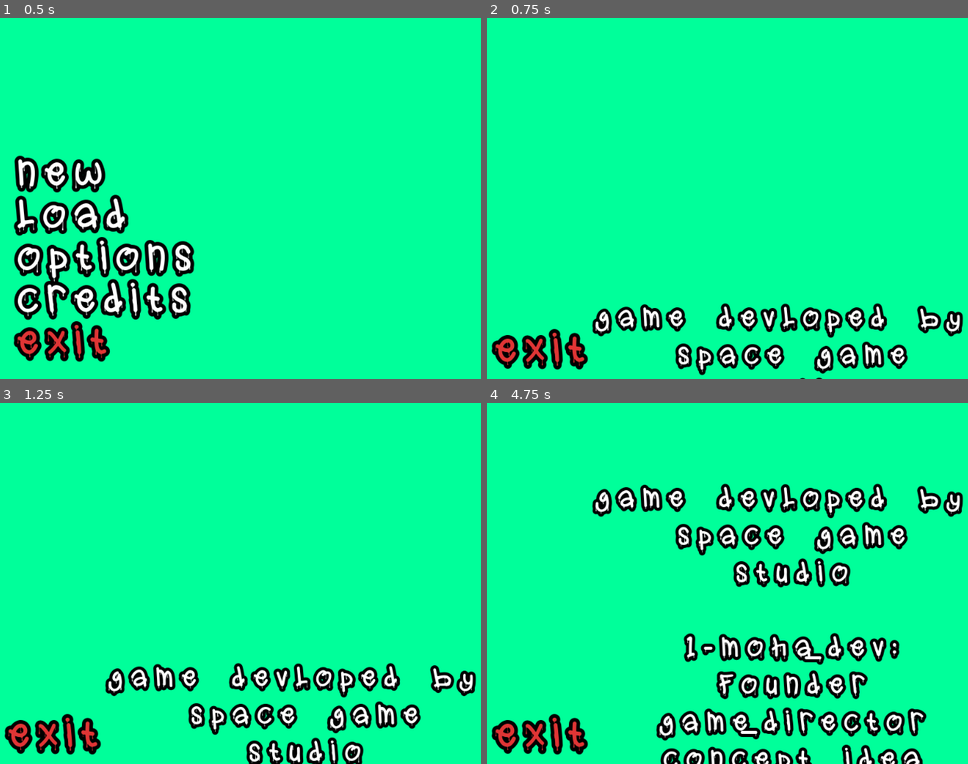
Above: before the commit, frames 1-4 (two rows, left to right).
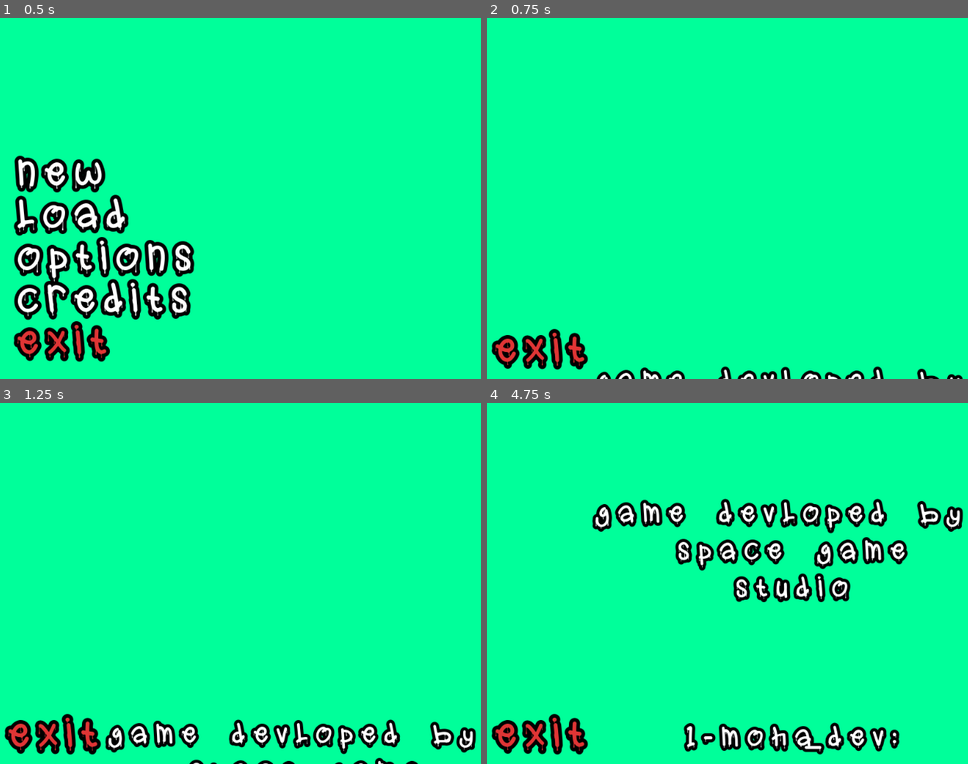
Above: after the commit, the same moments.

Repository: moha2008dev/slime-shift
Game: Godot game, scene res://scenes/main_menu.tscn
The game is run twice, just before and just after one commit, with the same random seed, the same clock (stepped at 60 frames per second) and the same inputs.
Inputs (mouse positions are in pixels of both pictures, inside the frame that each line leads up to):
- Up to frame 1 (0.5 s): no input
- Up to frame 2 (0.75 s): click (592, 299) at 0.5 s
- Up to frame 3 (1.25 s): no input
- Up to frame 4 (4.75 s): no input

Frame 1 is identical in both runs. In frame 2, 6.3% of the frame differs, in the area x 21-100%, y 78-100%; in frame 3, 9.4%; in frame 4, 20%, in the area x 21-100%, y 22-100%.

Commit message:
Update credits.tscn

Diff:
--- a/scenes/credits.tscn
+++ b/scenes/credits.tscn
@@ -6,13 +6,6 @@
 [sub_resource type="StyleBoxFlat" id=1]
 bg_color = Color( 0, 1, 0.607843, 1 )
 
-[sub_resource type="DynamicFont" id=2]
-size = 65
-outline_size = 6
-outline_color = Color( 0, 0, 0, 1 )
-extra_spacing_char = 14
-font_data = ExtResource( 1 )
-
 [sub_resource type="DynamicFont" id=3]
 size = 45
 outline_size = 5
@@ -20,6 +13,13 @@
 extra_spacing_bottom = 13
 extra_spacing_char = 14
 extra_spacing_space = 17
+font_data = ExtResource( 1 )
+
+[sub_resource type="DynamicFont" id=2]
+size = 65
+outline_size = 6
+outline_color = Color( 0, 0, 0, 1 )
+extra_spacing_char = 14
 font_data = ExtResource( 1 )
 
 [sub_resource type="Animation" id=4]
@@ -39,7 +39,7 @@
 
 [sub_resource type="Animation" id=5]
 resource_name = "up"
-length = 20.0
+length = 30.0
 tracks/0/type = "value"
 tracks/0/path = NodePath("credis:rect_position")
 tracks/0/interp = 1
@@ -47,10 +47,10 @@
 tracks/0/imported = false
 tracks/0/enabled = true
 tracks/0/keys = {
-"times": PoolRealArray( 0, 20 ),
+"times": PoolRealArray( 0, 30 ),
 "transitions": PoolRealArray( 1, 1 ),
 "update": 0,
-"values": [ Vector2( 54.5, 400 ), Vector2( 54.5, -1300 ) ]
+"values": [ Vector2( 54.5, 600 ), Vector2( 54.5, -2550 ) ]
 }
 
 [node name="credits" type="Control"]
@@ -62,6 +62,61 @@
 margin_right = 1024.0
 margin_bottom = 602.0
 custom_styles/panel = SubResource( 1 )
+
+[node name="credis" type="Label" parent="."]
+anchor_left = 0.5
+anchor_top = 0.5
+anchor_right = 0.5
+anchor_bottom = 0.5
+margin_left = -457.5
+margin_top = 100.0
+margin_right = 457.5
+margin_bottom = 2639.0
+custom_colors/font_color = Color( 1, 1, 1, 1 )
+custom_fonts/font = SubResource( 3 )
+text = "game devloped by
+space game
+studio
+
+
+
+1-moha_dev:
+
+Founder
+game_director
+concept idea
+lead programer
+ui programer
+
+
+
+2-iyed abbes:
+
+game designer
+lt Maneger
+
+
+
+3-monday:
+
+narrator
+level designer
+
+
+
+4-wadoud:
+
+lead artist
+2d artist
+sound designer
+
+
+
+5-rashad :
+
+game play programer"
+align = 1
+valign = 1
 
 [node name="exit" type="Label" parent="."]
 margin_left = 15.0
@@ -78,42 +133,6 @@
 margin_right = 174.0
 margin_bottom = 605.0
 
-[node name="credis" type="Label" parent="."]
-anchor_left = 0.5
-anchor_top = 0.5
-anchor_right = 0.5
-anchor_bottom = 0.5
-margin_left = -457.5
-margin_top = 100.0
-margin_right = 457.5
-margin_bottom = 1645.0
-custom_colors/font_color = Color( 1, 1, 1, 1 )
-custom_fonts/font = SubResource( 3 )
-text = "game devloped by
-space game
-studio
-
-1-moha_dev:
-Founder
-game_director
-concept idea
-lead programer
-ui programer
-2-iyed abbes:
-game designer
-lt Maneger
-3-monday:
-narrator
-level designer
-4-wadoud:
-lead artist
-2d artist
-sound designer
-5-rashad :
-game play programer"
-align = 1
-valign = 1
-
 [node name="credits_up" type="AnimationPlayer" parent="."]
 anims/RESET = SubResource( 4 )
 anims/up = SubResource( 5 )
